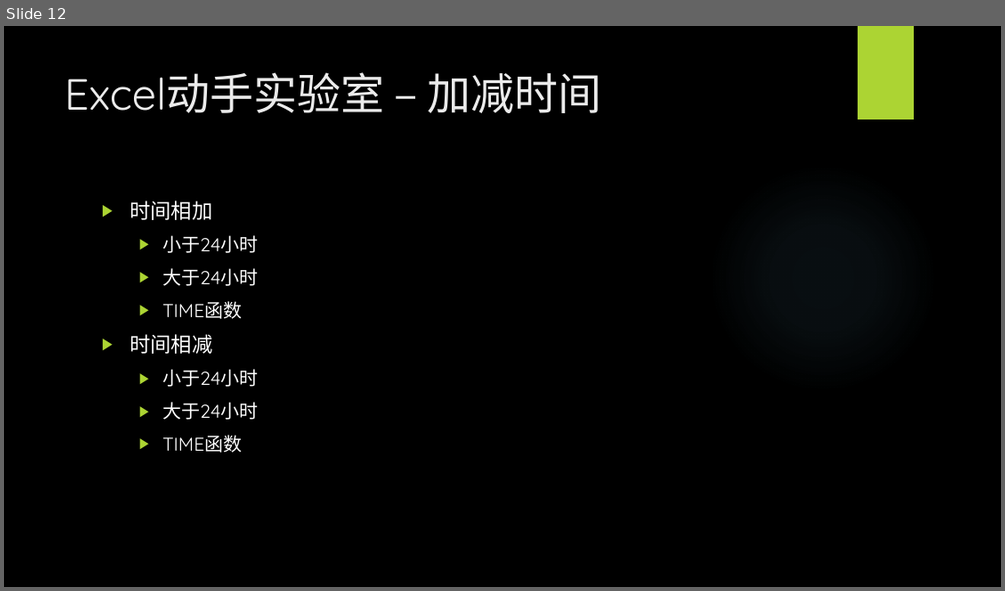
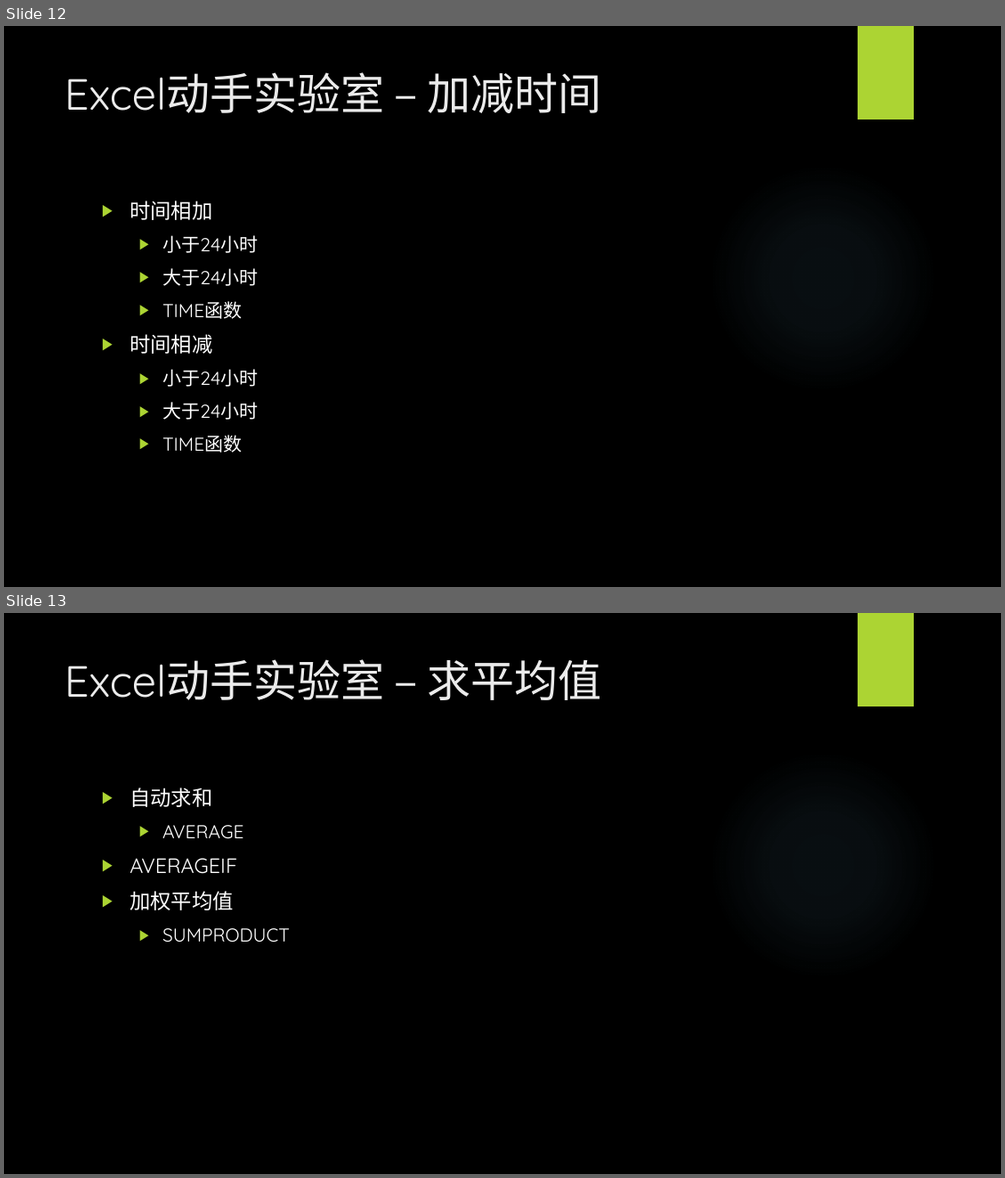
Before and after one commit to BigEgg/OfficeTraining, a slide deck: Excel动手实验室.pptx. Shown one above the other, each under a label of ours: slide 12 before the commit, slides 12 and 13 after it. The pictures are 1005x591 and 1005x1178 pixels, drawn with LibreOffice and Linux fonts; fonts in the diff are those of the drawing; background and template pictures are left out. Boxes give left, top, right and bottom in pixels: in the first picture for what was removed or moved away, otherwise in the second. Text is boxed around its words. In the diff, an @@ line names an element or a change of style, - is before the commit and + after.

Commit message:
Complete chapter "Average a group of numbers"

```diff
--- a/Excel动手实验室.pptx
+++ b/Excel动手实验室.pptx
@@ slide 13 added at (4,613,1001,1174), background picture (left out); not listed: 2 template elements that a slide beside it also shows @@
@@ title added at (65,659,602,700), 42 pt, text #EBEBEB @@
+Excel动手实验室 – 求平均值
@@ text added at (129,787,290,942), 20 pt, text #FFFFFF @@
+▶ 自动求和
+  ▶ AVERAGE
+▶ AVERAGEIF
+▶ 加权平均值
+  ▶ SUMPRODUCT
```
Also in this commit, not shown: 1 slide changed, 1 other file.
